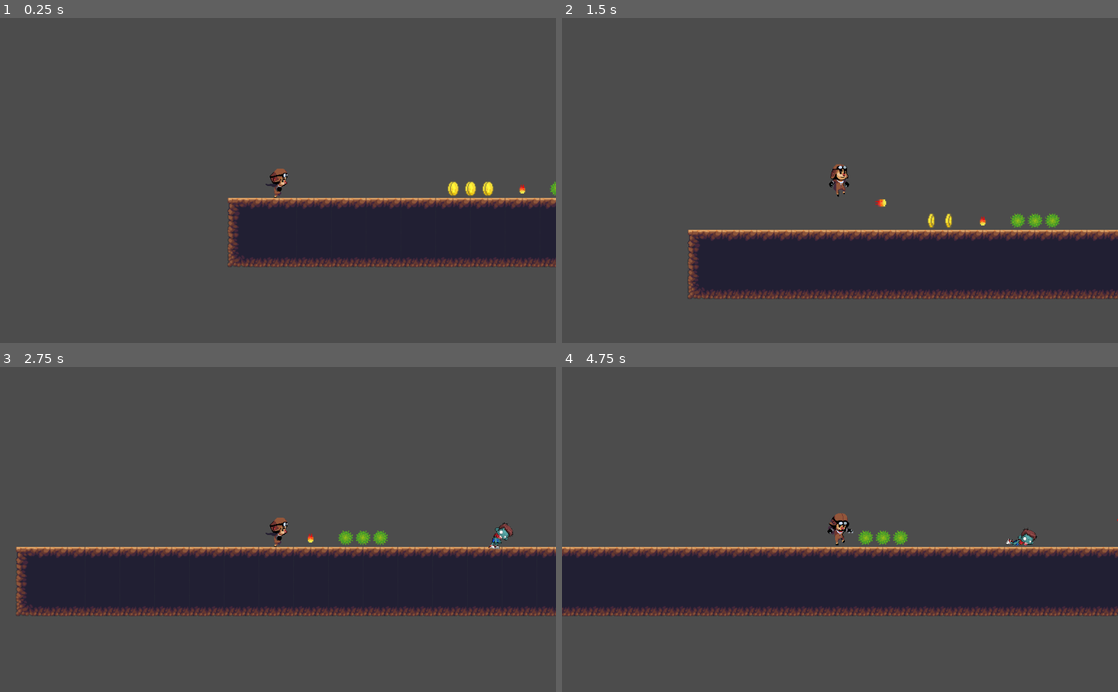
Above: before the commit, frames 1-4 (two rows, left to right).
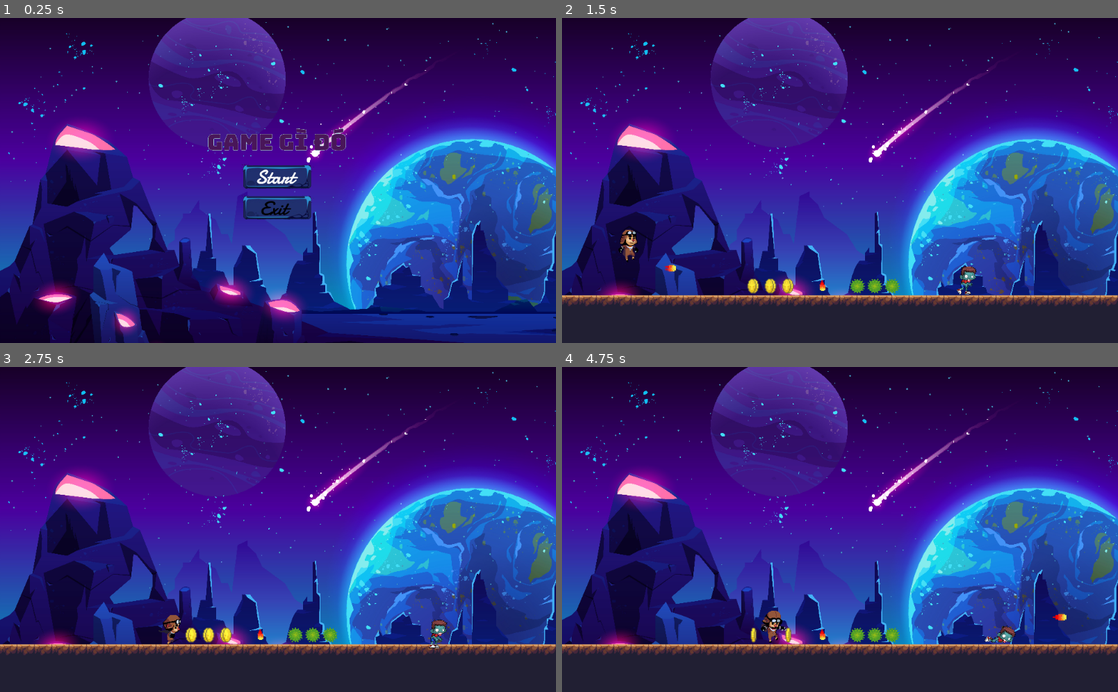
Above: after the commit, the same moments.

Repository: phamquyetthang/godotgame
Game: Godot game, scene res://scenes/menu.tscn
Two runs of this game, one before a commit and one after it. Both use one fixed random seed, a clock stepped at 60 frames per second and the inputs below. Before the commit the project starts from res://scenes/world.tscn. The engine's default icon, where the game draws it, is replaced by a stand-in: a white triangle on a blue panel in a dark square.
Inputs (mouse positions are in pixels of both pictures, inside the frame that each line leads up to):
- Up to frame 1 (0.25 s): no input
- Up to frame 2 (1.5 s): click (840, 177) at 0.52 s; hold W (my_up) from 1.28 s (still down); tap Space (my_attack) at 1.35 s
- Up to frame 3 (2.75 s): keep holding W (my_up); tap P (off_mod) at 2.1 s
- Up to frame 4 (4.75 s): release W (my_up) at 2.78 s; hold O (on_mod) 2.78-3.53 s; hold W (my_up) from 3.53 s (still down); tap Space (my_attack) at 3.6 s; hold P (off_mod) from 4.28 s (still down)

The runs differ from the first frame. In frame 1, 100% of the frame differs, in the area x 0-100%, y 0-100%; in frame 2, 100%; in frame 3, 100%; in frame 4, 100%.

Commit message:
them menu, backgroud

Diff:
--- a/project.godot
+++ b/project.godot
@@ -16,7 +16,7 @@
 [application]
 
 config/name="godotgame"
-run/main_scene="res://scenes/world.tscn"
+run/main_scene="res://scenes/menu.tscn"
 config/icon="res://icon.png"
 
 [input]
--- /dev/null
+++ b/scenes/menu.tscn
@@ -0,0 +1,63 @@
+[gd_scene load_steps=8 format=2]
+
+[ext_resource path="res://assets/gui/1876.jpg" type="Texture" id=1]
+[ext_resource path="res://assets/gui/button (1).png" type="Texture" id=2]
+[ext_resource path="res://assets/gui/logo (1).png" type="Texture" id=3]
+[ext_resource path="res://assets/gui/button (2).png" type="Texture" id=4]
+[ext_resource path="res://scripts/menu.gd" type="Script" id=5]
+[ext_resource path="res://assets/gui/button (5).png" type="Texture" id=6]
+[ext_resource path="res://assets/gui/button (4).png" type="Texture" id=7]
+
+[node name="menu" type="Node"]
+script = ExtResource( 5 )
+
+[node name="Sprite" type="Sprite" parent="."]
+scale = Vector2( 0.25, 0.25 )
+texture = ExtResource( 1 )
+centered = false
+
+[node name="MarginContainer" type="MarginContainer" parent="."]
+anchor_right = 1.0
+anchor_bottom = 1.0
+custom_constants/margin_right = 0
+custom_constants/margin_top = 200
+custom_constants/margin_left = 0
+custom_constants/margin_bottom = 50
+__meta__ = {
+"_edit_use_anchors_": false
+}
+
+[node name="VBoxContainer" type="VBoxContainer" parent="MarginContainer"]
+margin_left = 380.0
+margin_top = 200.0
+margin_right = 643.0
+margin_bottom = 550.0
+size_flags_horizontal = 4
+custom_constants/separation = 16
+
+[node name="TextureRect" type="TextureRect" parent="MarginContainer/VBoxContainer"]
+margin_right = 263.0
+margin_bottom = 51.0
+texture = ExtResource( 3 )
+
+[node name="VBoxContainer" type="VBoxContainer" parent="MarginContainer/VBoxContainer"]
+margin_left = 63.0
+margin_top = 67.0
+margin_right = 199.0
+margin_bottom = 177.0
+size_flags_horizontal = 4
+
+[node name="StartButton" type="TextureButton" parent="MarginContainer/VBoxContainer/VBoxContainer"]
+margin_right = 136.0
+margin_bottom = 53.0
+texture_normal = ExtResource( 7 )
+texture_focused = ExtResource( 2 )
+
+[node name="ExitButton" type="TextureButton" parent="MarginContainer/VBoxContainer/VBoxContainer"]
+margin_top = 57.0
+margin_right = 136.0
+margin_bottom = 110.0
+texture_normal = ExtResource( 6 )
+texture_focused = ExtResource( 4 )
+[connection signal="pressed" from="MarginContainer/VBoxContainer/VBoxContainer/StartButton" to="." method="_on_StartButton_pressed"]
+[connection signal="pressed" from="MarginContainer/VBoxContainer/VBoxContainer/ExitButton" to="." method="_on_ExitButton_pressed"]
--- a/scenes/player.tscn
+++ b/scenes/player.tscn
@@ -56,6 +56,11 @@
 
 [node name="Camera2D" type="Camera2D" parent="."]
 current = true
+limit_left = 0
+limit_top = 0
+limit_bottom = 600
+smoothing_enabled = true
+editor_draw_limits = true
 
 [node name="Position2D" type="Position2D" parent="."]
 position = Vector2( 32, 3.5 )
--- a/scenes/world.tscn
+++ b/scenes/world.tscn
@@ -8,6 +8,7 @@
 [ext_resource path="res://scenes/smallwall.tscn" type="PackedScene" id=6]
 [ext_resource path="res://scenes/enemies.tscn" type="PackedScene" id=7]
 [ext_resource path="res://scenes/fireitems.tscn" type="PackedScene" id=8]
+[ext_resource path="res://assets/gui/1876.jpg" type="Texture" id=9]
 
 [node name="world" type="Node2D"]
 
@@ -73,3 +74,14 @@
 
 [node name="fireitems" parent="items" instance=ExtResource( 8 )]
 position = Vector2( 480, 494.868 )
+
+[node name="ParallaxBackground" type="ParallaxBackground" parent="."]
+scroll_base_scale = Vector2( 0.1, 1 )
+
+[node name="ParallaxLayer" type="ParallaxLayer" parent="ParallaxBackground"]
+motion_mirroring = Vector2( 1245, 0 )
+
+[node name="Sprite" type="Sprite" parent="ParallaxBackground/ParallaxLayer"]
+scale = Vector2( 0.25, 0.25 )
+texture = ExtResource( 9 )
+centered = false
--- /dev/null
+++ b/scripts/menu.gd
@@ -0,0 +1,18 @@
+extends Node
+
+func _ready():
+	$MarginContainer/VBoxContainer/VBoxContainer/StartButton.grab_focus()
+
+func _physics_process(delta):
+	if $MarginContainer/VBoxContainer/VBoxContainer/StartButton.is_hovered() == true:
+		$MarginContainer/VBoxContainer/VBoxContainer/StartButton.grab_focus()
+	if $MarginContainer/VBoxContainer/VBoxContainer/ExitButton.is_hovered() == true:
+		$MarginContainer/VBoxContainer/VBoxContainer/ExitButton.grab_focus()
+
+
+func _on_StartButton_pressed():
+	get_tree().change_scene("res://scenes/world.tscn")
+
+
+func _on_ExitButton_pressed():
+	get_tree().quit()
Binary file added: assets/gui/1876.jpg
Not shown, added: assets/gui/1876.jpg.import
Binary file added: assets/gui/button (1).png
Not shown, added: assets/gui/button (1).png.import
Binary file added: assets/gui/button (2).png
Not shown, added: assets/gui/button (2).png.import
Binary file added: assets/gui/button (4).png
Not shown, added: assets/gui/button (4).png.import
Binary file added: assets/gui/button (5).png
Not shown, added: assets/gui/button (5).png.import
Binary file added: assets/gui/logo (1).png
Not shown, added: assets/gui/logo (1).png.import
(and 1 more such lines)
